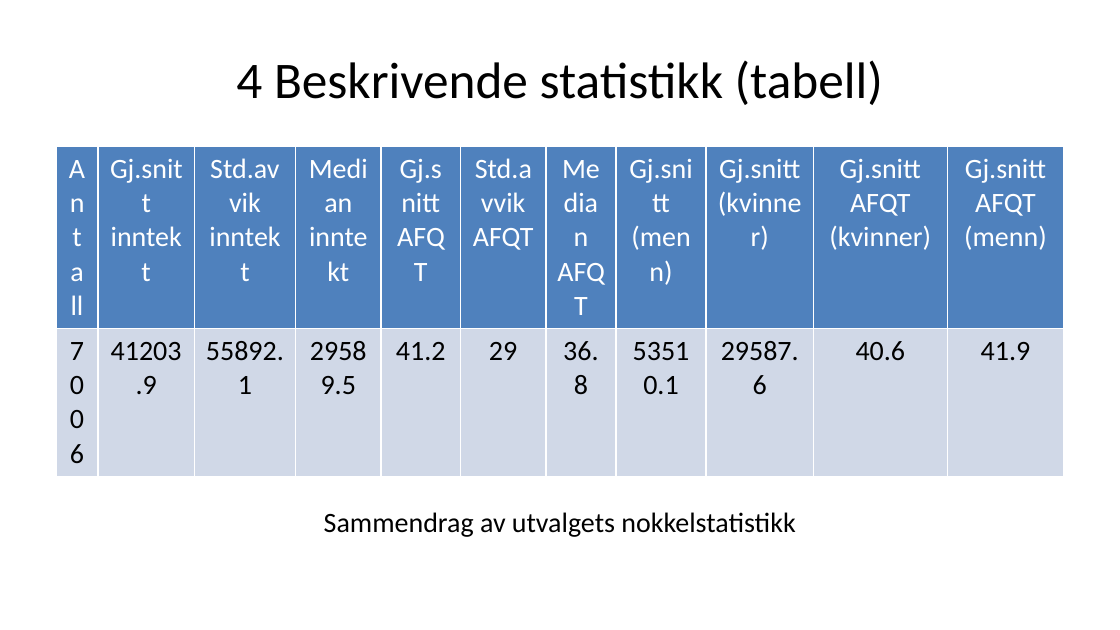
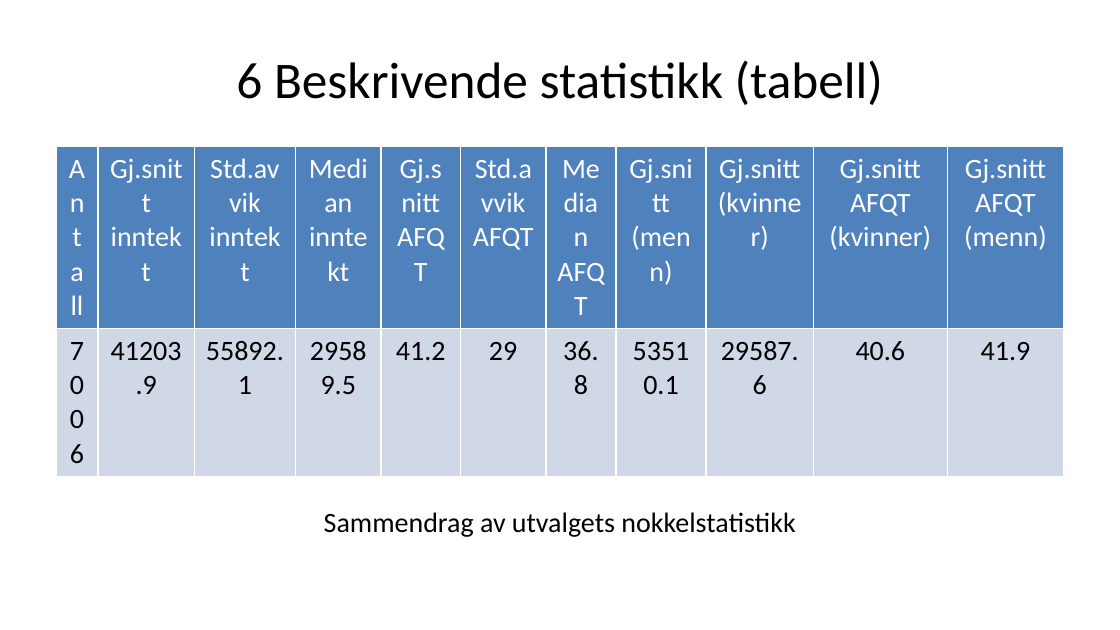
Before and after one commit to H-Vika/MSB105-Assign-2, a slide deck: slide 7 of MSB105 assign 2 presentasjon.pptx (slide 6 before the commit). Drawn at 1120x630 pixels with LibreOffice and Linux fonts; fonts in the diff are those of the drawing. Boxes give left, top, right and bottom in pixels: in the first picture for what was removed or moved away, otherwise in the second. Text is boxed around its words. In the diff, an @@ line names an element or a change of style, - is before the commit and + after.

```diff
--- a/MSB105 assign 2 presentasjon.pptx
+++ b/MSB105 assign 2 presentasjon.pptx
@@ title at [236, 60, 883, 105]: text changed @@
-4 Beskrivende statistikk (tabell)
+6 Beskrivende statistikk (tabell)
```
Also in this commit, not shown: 10 other slides changed, 2 slides added, 1 slide removed, 1 other file.
